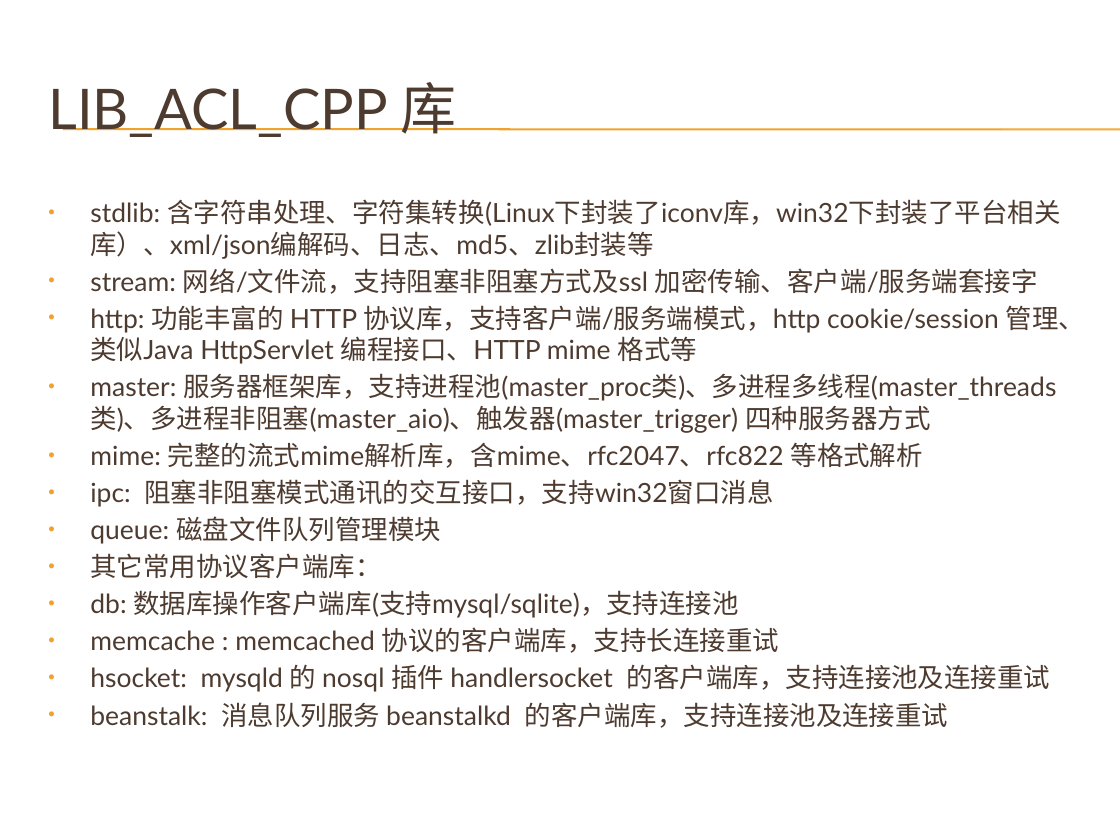
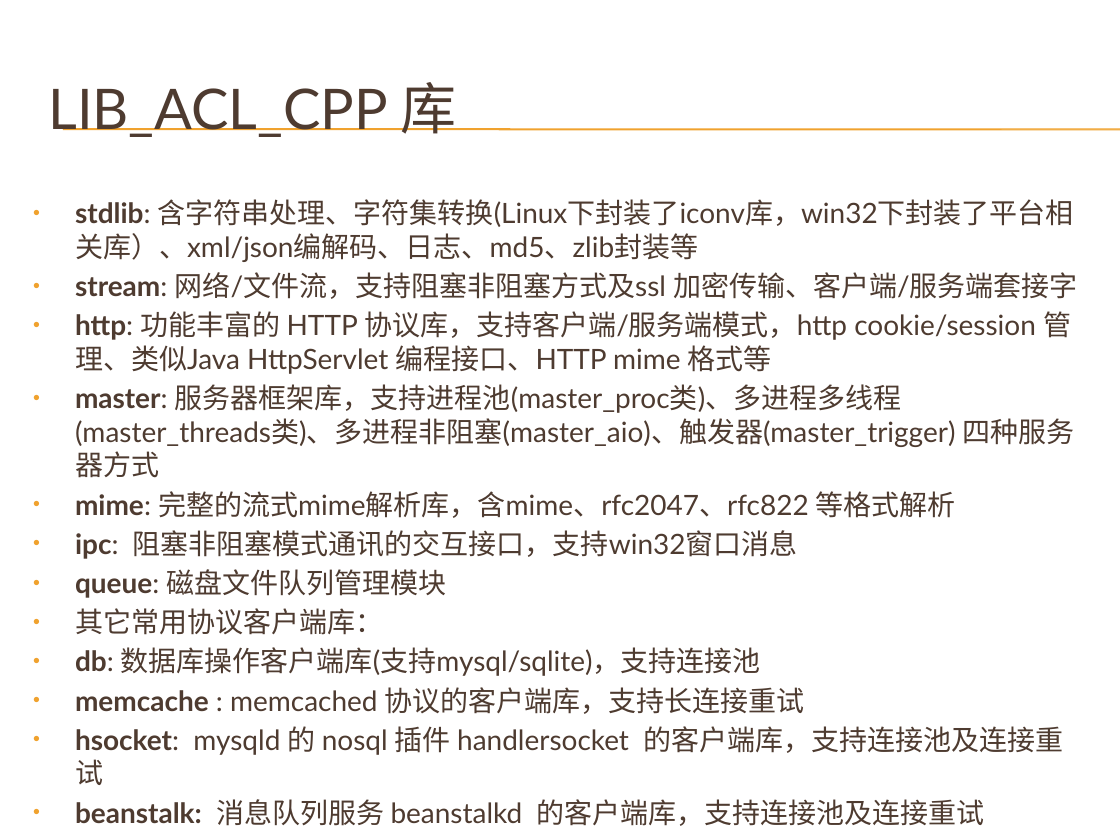
Before and after one commit to cnsuhao/developkit-acl, a slide deck: slide 10 of doc/acl.pptx (slide 9 before the commit). Drawn at 1120x840 pixels with LibreOffice and Linux fonts; fonts in the diff are those of the drawing; background and template pictures are left out. Boxes give left, top, right and bottom in pixels: in the first picture for what was removed or moved away, otherwise in the second. Text is boxed around its words. In the diff, an @@ line names an element or a change of style, - is before the commit and + after.

```diff
--- a/doc/acl.pptx
+++ b/doc/acl.pptx
@@ text "stdlib: 含字符串处理、字符集转换(Linux下封装了iconv库，win32下封装了平台相关库）、xml/jso ...": place and size @@
-text "stdlib: 含字符串处理、字符集转换(Linux下封装了iconv库，win32下封装了平台相关库）、xml/jso ..." at <box>90,199,1085,728</box>
+text "stdlib: 含字符串处理、字符集转换(Linux下封装了iconv库，win32下封装了平台相关库）、xml/jso ..." at <box>75,199,1078,785</box>
@@ text "stdlib: 含字符串处理、字符集转换(Linux下封装了iconv库，win32下封装了平台相关库）、xml/jso ..." at <box>75,199,1078,785</box>: size 17 to 18 pt; bold on in "stdlib:", "stream:", "http:", "master:" and 7 more places @@
```
Also in this commit, not shown: 8 other slides changed, 10 slides added.
